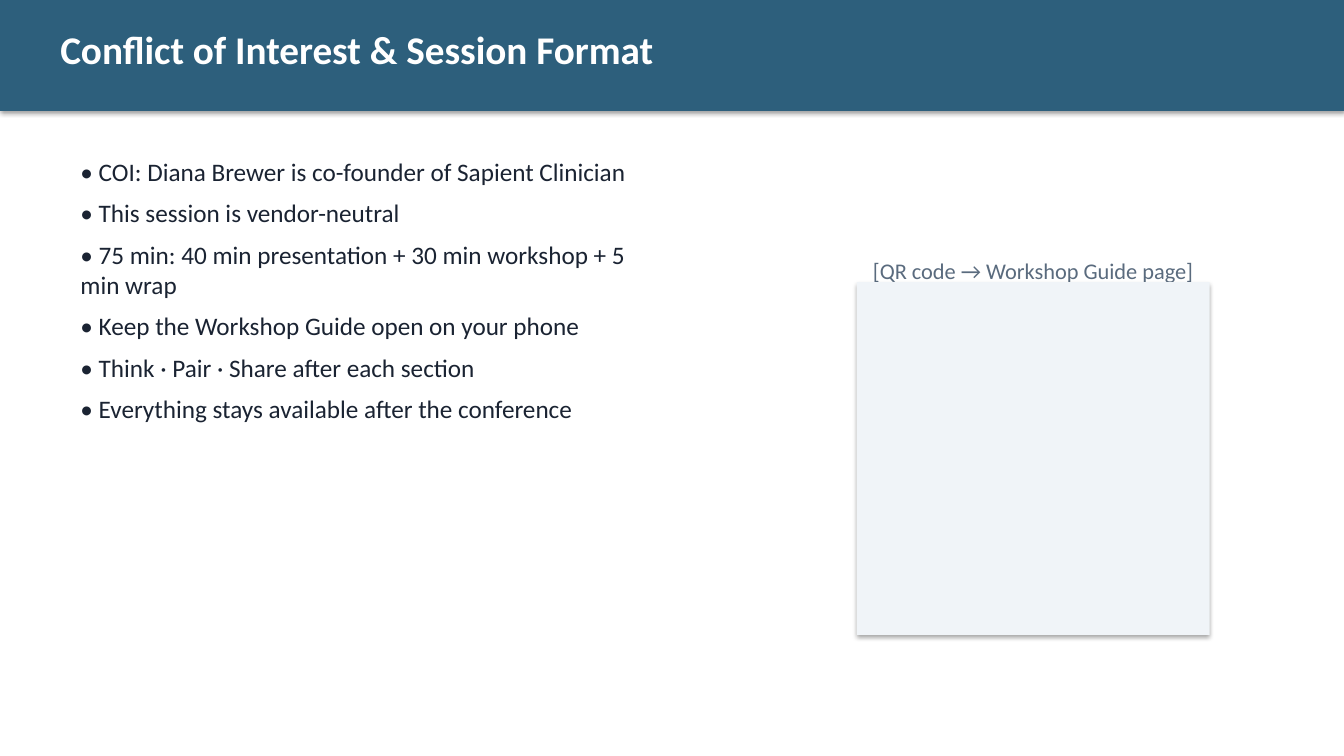
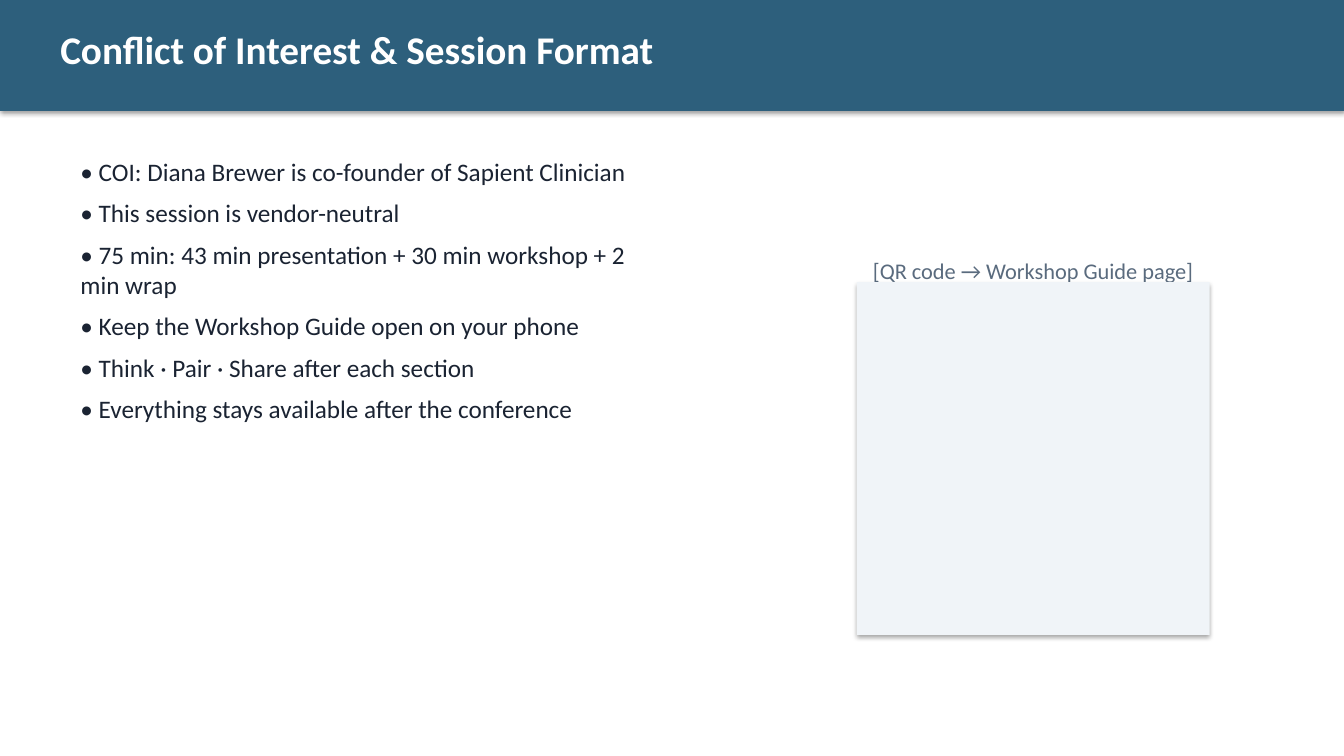
Before and after one commit to diana-brewer/digital-learning-unlocked, a slide deck: slide 3 of Digital Learning Unlocked - Slide Deck.pptx. Drawn at 1344x756 pixels with LibreOffice and Linux fonts; fonts in the diff are those of the drawing. Boxes give left, top, right and bottom in pixels: in the first picture for what was removed or moved away, otherwise in the second. Text is boxed around its words. In the diff, an @@ line names an element or a change of style, - is before the commit and + after.

```diff
--- a/Digital Learning Unlocked - Slide Deck.pptx
+++ b/Digital Learning Unlocked - Slide Deck.pptx
@@ text at (x1=80, y1=246, x2=625, y2=298): text changed @@
-• 75 min: 40 min presentation + 30 min workshop + 5 min wrap
+• 75 min: 43 min presentation + 30 min workshop + 2 min wrap
```
Also in this commit, not shown: 6 other files.
